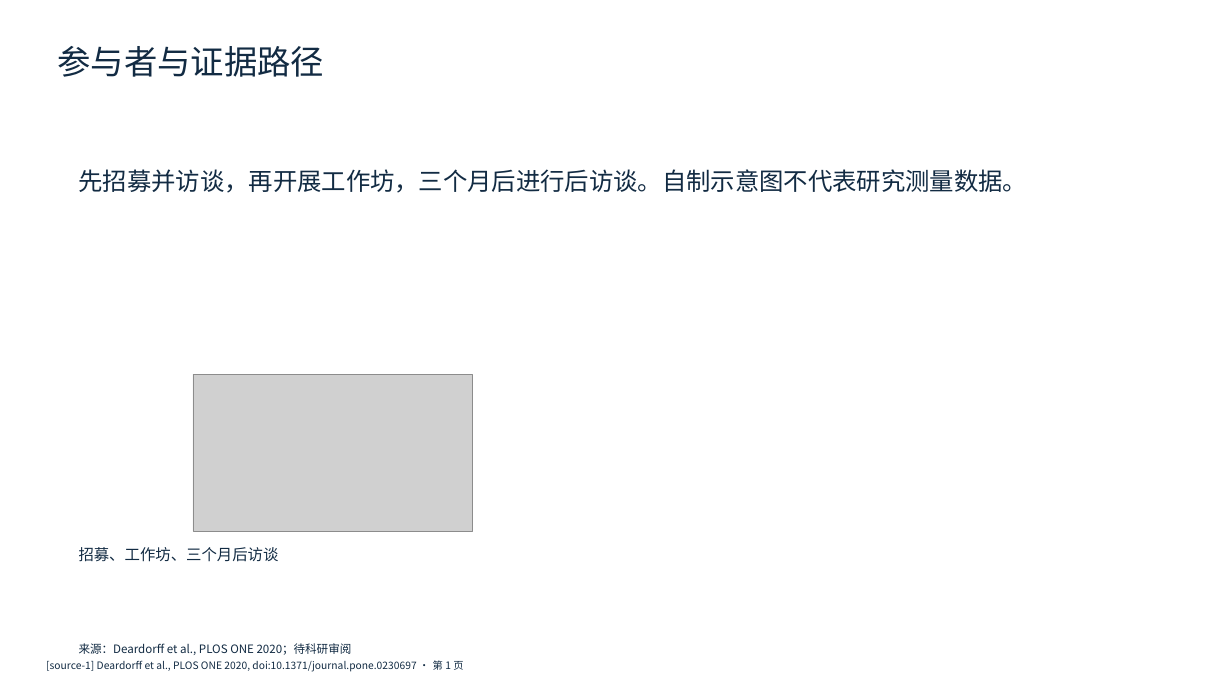
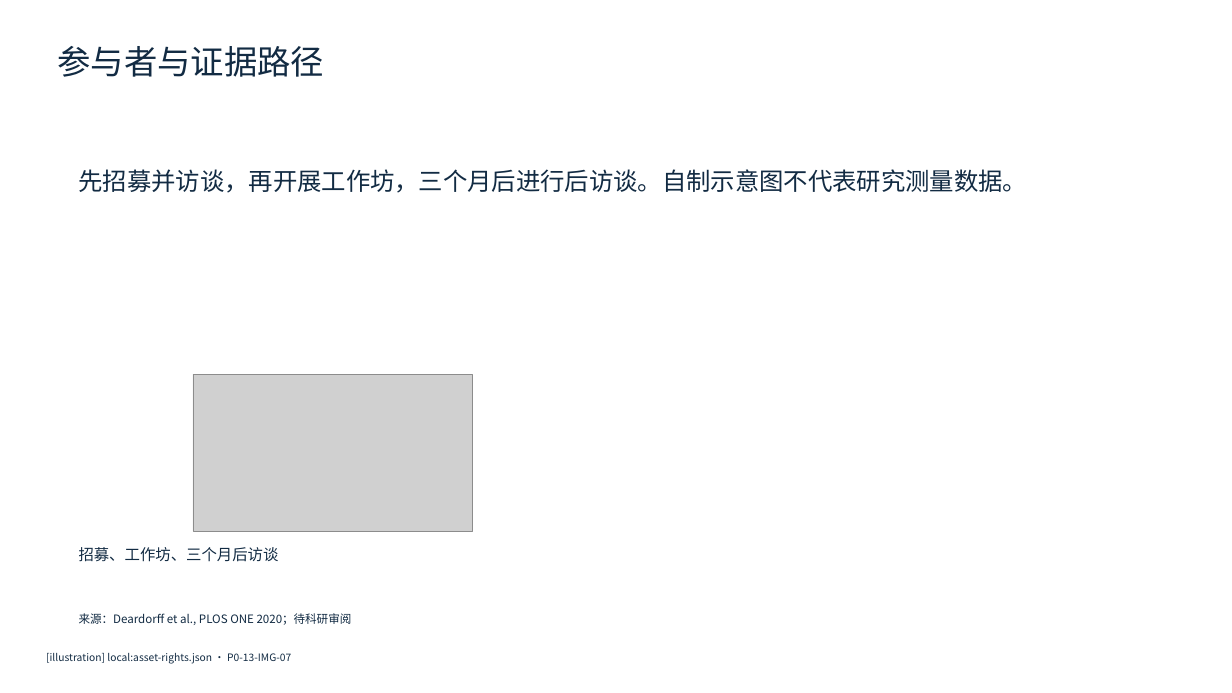
Before and after one commit to AtomInnoLab/WisWork, a slide deck: slide 4 of docs/product/ppt-benchmark-materials/PPT-P0-15/wiswork-generated-candidate.pptx. Drawn at 1232x693 pixels with LibreOffice and Linux fonts; fonts in the diff are those of the drawing; grey boxes stand for pictures. Boxes give left, top, right and bottom in pixels: in the first picture for what was removed or moved away, otherwise in the second. Text is boxed around its words. In the diff, an @@ line names an element or a change of style, - is before the commit and + after.

Commit message:
Add source-backed P0-15 generated edit-path candidate

```diff
--- a/docs/product/ppt-benchmark-materials/PPT-P0-15/wiswork-generated-candidate.pptx
+++ b/docs/product/ppt-benchmark-materials/PPT-P0-15/wiswork-generated-candidate.pptx
@@ text "来源：Deardorff et al., PLOS ONE ...": place and size @@
-text "来源：Deardorff et al., PLOS ONE ..." at (79, 643, 352, 655)
+text "来源：Deardorff et al., PLOS ONE ..." at (79, 613, 352, 625)
@@ text at (46, 653, 291, 664): text changed @@
-[source-1] Deardorff et al., PLOS ONE 2020, doi:10.1371/journal.pone.0230697 · 第 1 页
+[illustration] local:asset-rights.json · P0-13-IMG-07
@@ text "[illustration] local:asset-rights.json · P0-13-IMG-07" at (46, 653, 291, 664): vertical alignment middle to top @@
```
Also in this commit, not shown: 7 other slides changed, 7 other files.
